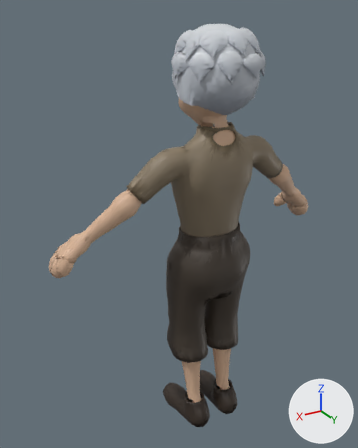
A saved change to the glTF model tidebreakers/public/assets/chars/teo.glb.
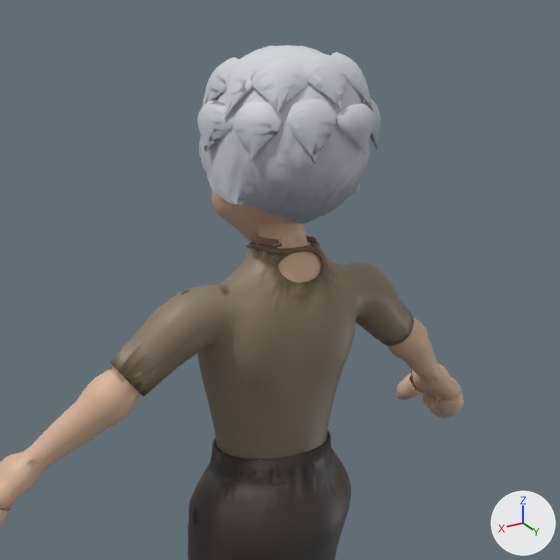
Each version is shown whole from a 50 mm camera at (0.852, 1.228, 1.42) aimed at (0.069, -0.076, 0.768), then close up on the part from 19% to 100% of the width and 0% to 64% of the height. Every picture has the same lights, and +X, +Y and +Z are marked at lower right. The older version's two pictures come first. Vertices at exactly the same position are counted once.

Names of what the first close-up shows: 'teo', 'teo_LOD1'.
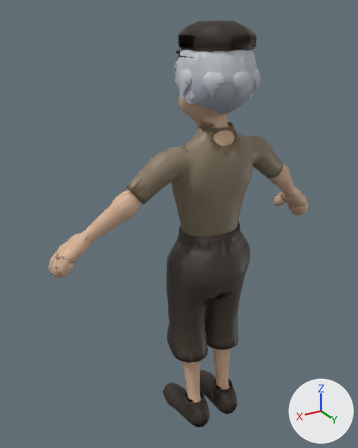
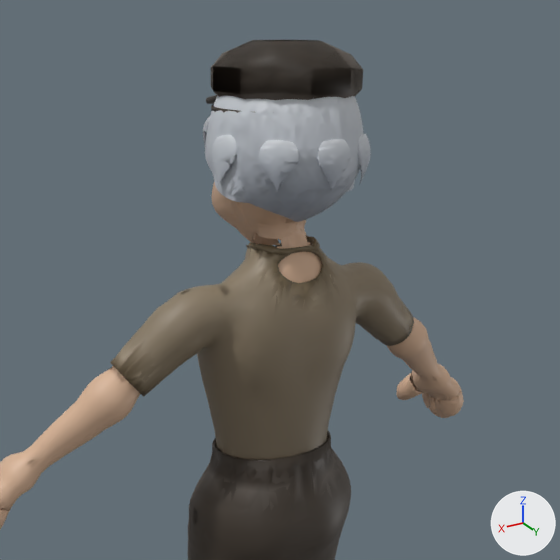
Edits to the scene script, one JSON object a line:
```json
{"block": "me_teo_skin", "where": "# used by ob_teo; location = (0.0, 0.0, 0.0)"}
{"op": "remove", "block": "me_teo_skin", "code": "me_teo_skin.from_pydata(...)  # 18110 vertices, 35703 faces; spans x -0.509..0.509, y -0.148..0.158, z -0.018..1.388"}
{"op": "add", "block": "me_teo_skin", "code": "me_teo_skin.from_pydata(...)  # 17136 vertices, 33783 faces; spans x -0.509..0.509, y -0.148..0.147, z -0.018..1.394"}
{"block": "me_teo_skin", "change": "me_teo_skin part 1: the loose piece of 56 vertices spanning x -0.053..0.053, y -0.126..-0.077, z 1.268..1.286 is moved by (0.0, 0.0, 0.034)"}
{"block": "me_teo_skin", "change": "me_teo_skin part 2: a new loose piece of 1215 vertices spanning x -0.118..0.118, y -0.095..0.136, z 1.145..1.38, in mat_teo_mat"}
{"block": "me_teo_skin", "change": "me_teo_skin part 3: 1297 vertices moved from x -0.104..0.122, y -0.117..0.145, z 1.258..1.377 to x -0.127..0.127, y -0.116..0.147, z 1.2..1.394; 2289 vertices removed from x -0.135..0.136, y -0.117..0.158, z 1.144..1.388; 100 vertices added at x -0.127..0.127, y -0.115..0.137, z 1.2..1.394"}
{"block": "me_teo_skin", "change": "me_teo_skin part 4: 1701 kept faces spanning x -0.127..0.127, y -0.116..0.147, z 1.2..1.291 get new vertex colours; the middle colour goes from light grey #b6bdc8 to light grey #c0c7d1"}
{"block": "me_teo_skin_001", "where": "# used by ob_teo_lod1; location = (0.0, 0.0, 0.0)"}
{"op": "remove", "block": "me_teo_skin_001", "code": "me_teo_skin_001.from_pydata(...)  # 8261 vertices, 16064 faces; spans x -0.509..0.509, y -0.148..0.158, z -0.018..1.388"}
{"op": "add", "block": "me_teo_skin_001", "code": "me_teo_skin_001.from_pydata(...)  # 7807 vertices, 15201 faces; spans x -0.509..0.509, y -0.148..0.147, z -0.018..1.394"}
{"block": "me_teo_skin_001", "change": "me_teo_skin_001 part 5: the loose piece of 56 vertices spanning x -0.091..0.091, y -0.091..0.114, z 1.262..1.349 is scaled about its middle by (1.09, 1.07, 1.16), then moved by (0.0, 0.0, 0.038)"}
{"block": "me_teo_skin_001", "change": "me_teo_skin_001 part 6: the loose piece of 681 vertices spanning x -0.126..0.127, y -0.104..0.144, z 1.144..1.388 is rebuilt with 459 vertices and now spans x -0.118..0.118, y -0.095..0.136, z 1.145..1.38"}
{"block": "me_teo_skin_001", "change": "me_teo_skin_001 part 7: 7 loose pieces with 350 vertices, spanning x -0.12..0.122, y -0.052..0.145, z 1.294..1.38, are deleted"}
{"block": "me_teo_skin_001", "change": "me_teo_skin_001 part 8: 3 vertices moved from x 0.026..0.236, y 0.028..0.064, z 0.074..0.981 to x 0.026..0.245, y 0.025..0.066, z 0.07..0.973; 725 vertices removed from x -0.497..0.497, y -0.145..0.158, z -0.018..1.34; 843 vertices added at x -0.501..0.501, y -0.146..0.147, z -0.018..1.319"}
{"block": "me_teo_skin_001", "change": "other edits to the shape of me_teo_skin_001 do not show in these pictures"}
```

Boxes [x1, y1, x2, y2] around the edits, measured in the close-ups (560 x 560 px; the box of a moved part takes in the faces that stretch with it):
```json
{"object": "teo", "change": "reshaped", "before": [0, 45, 464, 560], "after": [0, 40, 464, 560]}
{"object": "teo_LOD1", "change": "reshaped", "before": [0, 45, 464, 560], "after": [0, 40, 464, 560]}
{"part": 1, "of": "me_teo_skin", "change": "moved or reshaped", "after": [206, 95, 217, 104], "on screen": "not visible before"}
{"part": 2, "of": "me_teo_skin", "change": "added", "after": [205, 95, 363, 222]}
{"part": 3, "of": "me_teo_skin", "change": "cut back", "before": [197, 45, 381, 224], "after": [204, 40, 370, 193]}
{"part": 4, "of": "me_teo_skin", "change": "recoloured", "before": [202, 56, 372, 115], "after": [203, 124, 370, 188]}
{"part": 5, "of": "me_teo_skin_001", "change": "moved or reshaped", "after": [211, 40, 362, 100], "on screen": "not visible before"}
{"part": 6, "of": "me_teo_skin_001", "change": "rebuilt", "before": [199, 45, 370, 223], "after": [205, 96, 363, 222]}
{"part": 7, "of": "me_teo_skin_001", "change": "deleted", "before": [203, 54, 373, 119]}
{"part": 8, "of": "me_teo_skin_001", "change": "moved or reshaped", "before": [0, 99, 462, 560], "after": [0, 95, 462, 560]}
```
